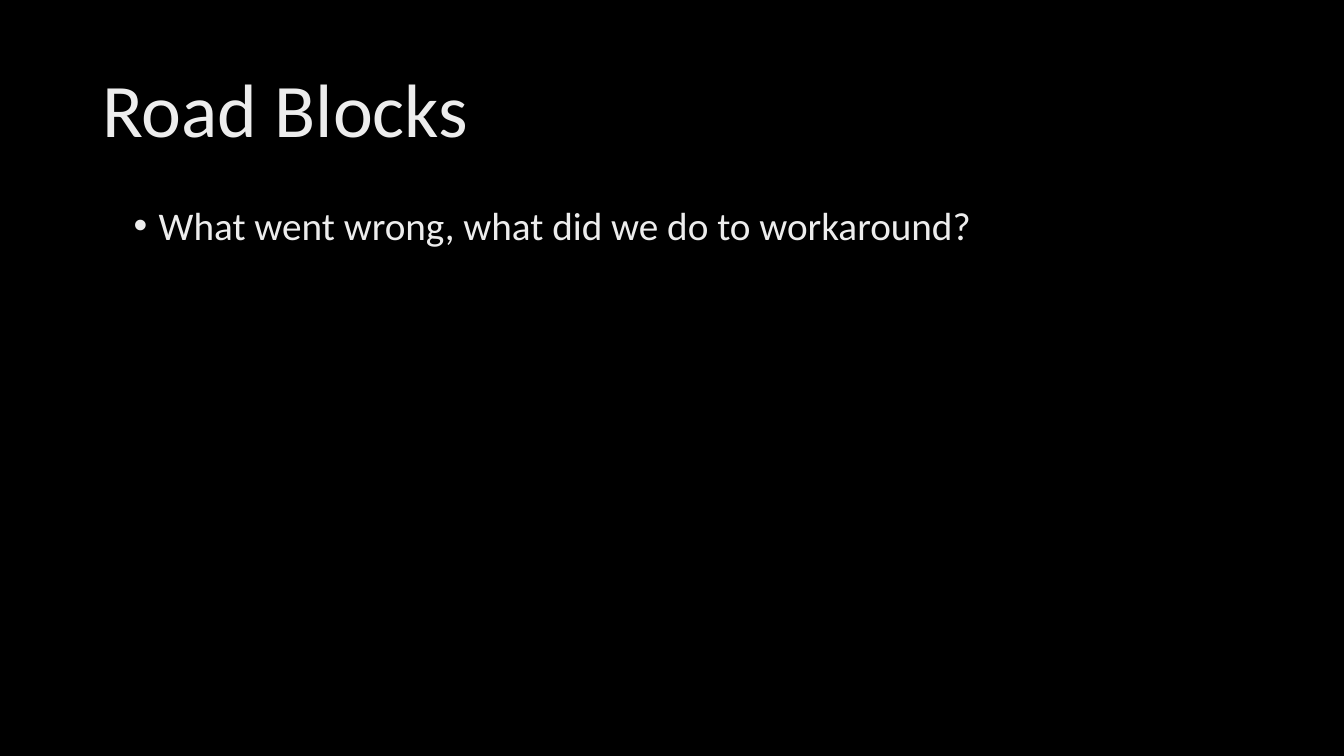
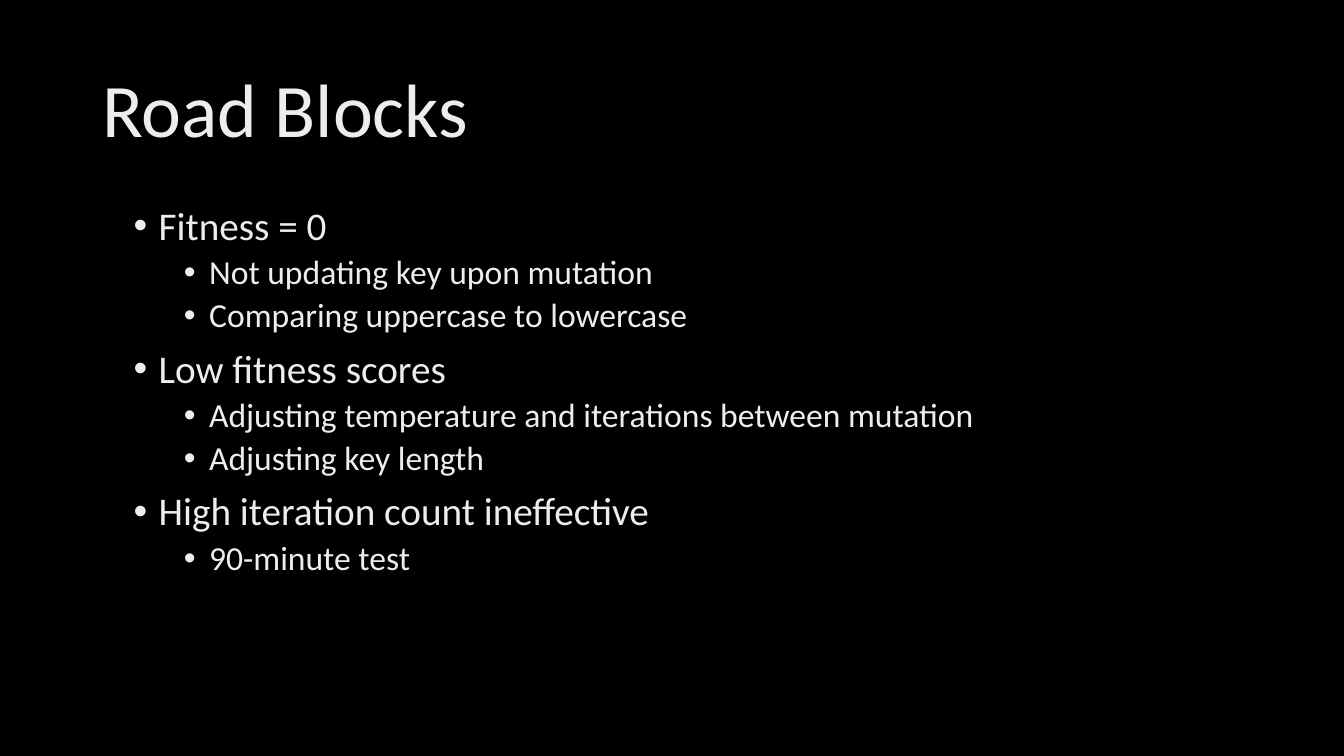
Before and after one commit to Steven-Reeves/Cryptography, a slide deck: slide 7 of Final_Presentation.pptx (slide 5 before the commit). Drawn at 1344x756 pixels with LibreOffice and Linux fonts; fonts in the diff are those of the drawing; background and template pictures are left out. Boxes give left, top, right and bottom in pixels: in the first picture for what was removed or moved away, otherwise in the second. Text is boxed around its words. In the diff, an @@ line names an element or a change of style, - is before the commit and + after.

```diff
--- a/Final_Presentation.pptx
+++ b/Final_Presentation.pptx
@@ text at (x1=159, y1=213, x2=973, y2=571): text changed; size 28 to 24 pt @@
-• What went wrong, what did we do to workaround?
+• Fitness = 0
+  • Not updating key upon mutation
+  • Comparing uppercase to lowercase
+• Low fitness scores
+  • Adjusting temperature and iterations between mutation
+  • Adjusting key length
+• High iteration count ineffective
+  • 90-minute test
```
Also in this commit, not shown: 3 other slides changed, 5 slides added, 2 slides removed.
